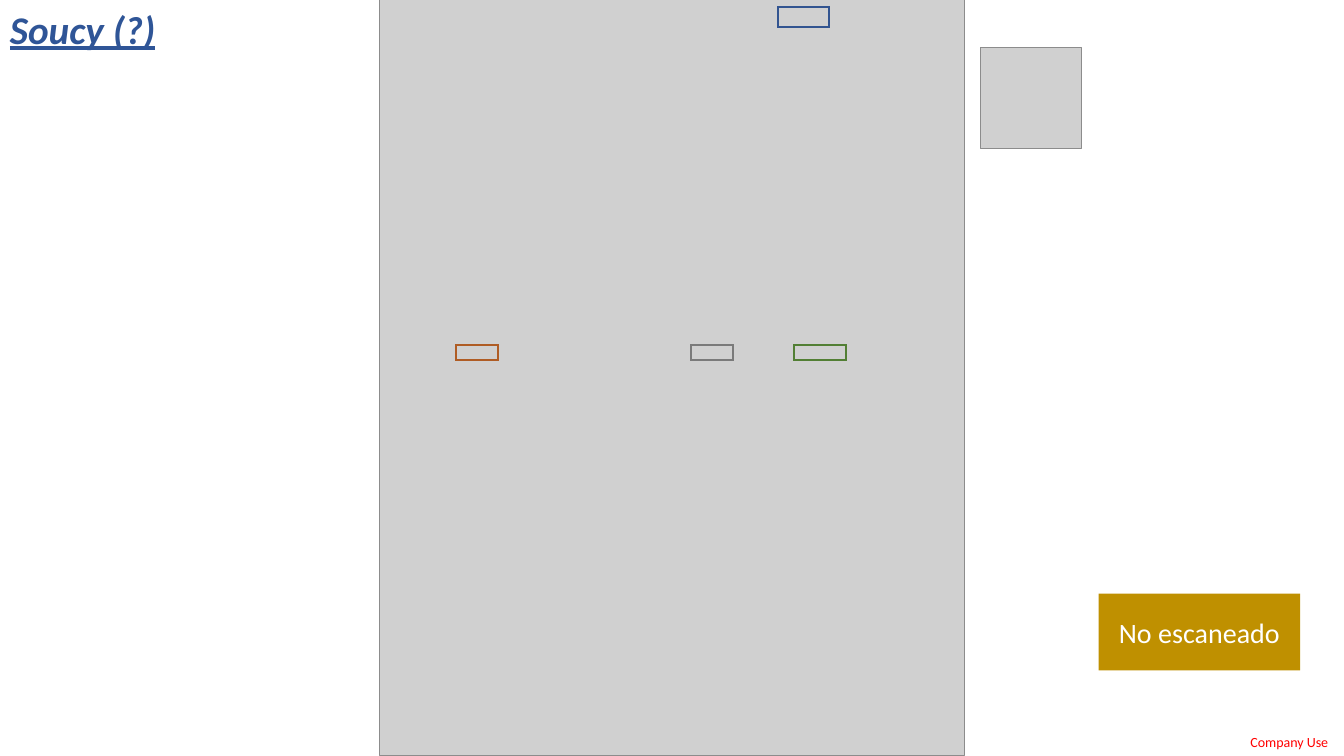
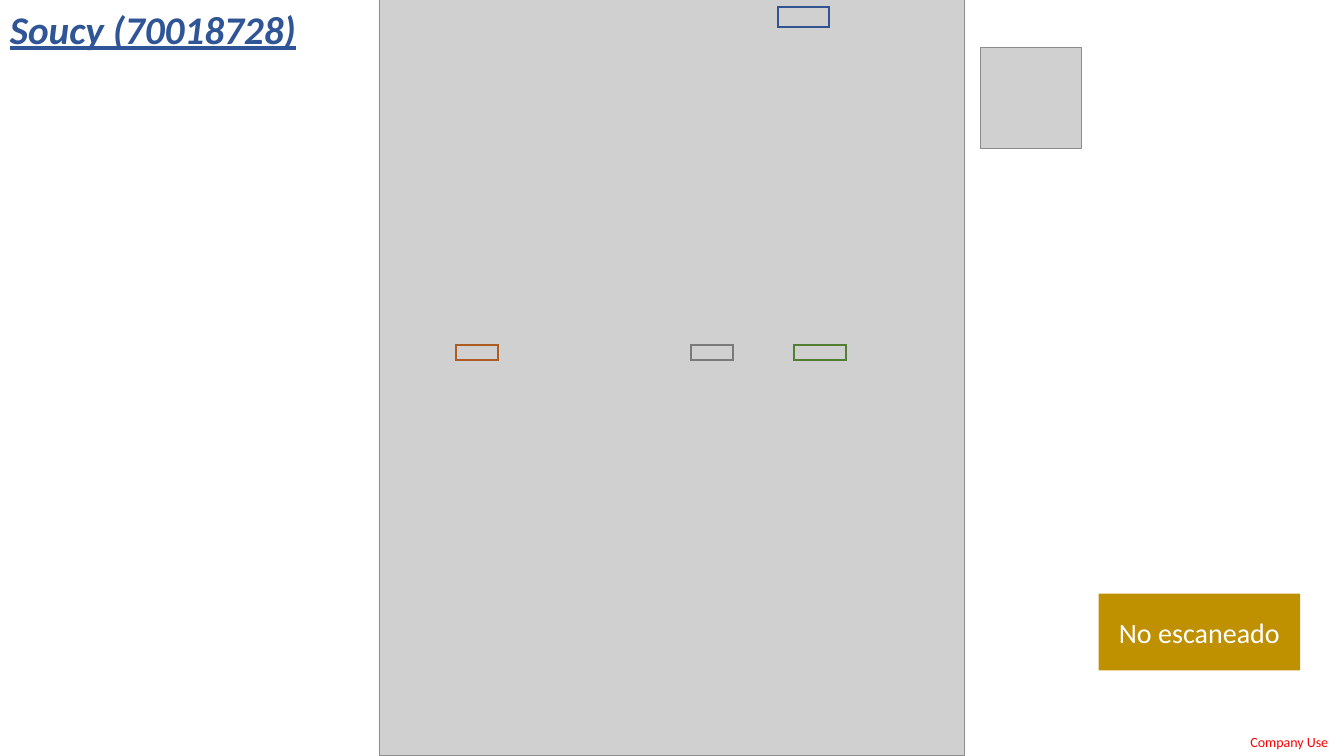
Before and after one commit to LobatoJaime/Bot-Creacion-de-Pedidos, a slide deck: slide 20 of AI_Engine/Info/ExtraccionDatos.pptx. Drawn at 1344x756 pixels with LibreOffice and Linux fonts; fonts in the diff are those of the drawing; grey boxes stand for pictures. Boxes give left, top, right and bottom in pixels: in the first picture for what was removed or moved away, otherwise in the second. Text is boxed around its words. In the diff, an @@ line names an element or a change of style, - is before the commit and + after.

Commit message:
Cambiados codigos SAP de Soucy, JD Israel y Agrostroj

```diff
--- a/AI_Engine/Info/ExtraccionDatos.pptx
+++ b/AI_Engine/Info/ExtraccionDatos.pptx
@@ text at box(10, 15, 296, 50): text changed @@
-Soucy (?)
+Soucy (70018728)
```
Also in this commit, not shown: 3 other slides changed, 20 other files.
